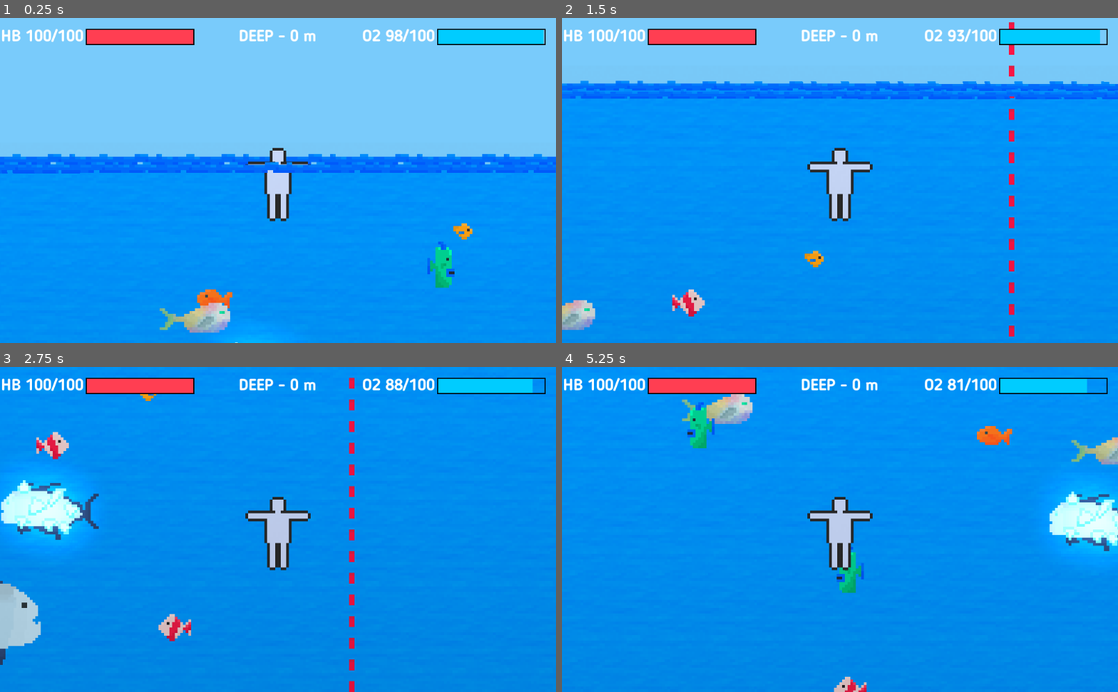
Above: before the commit, frames 1-4 (two rows, left to right).
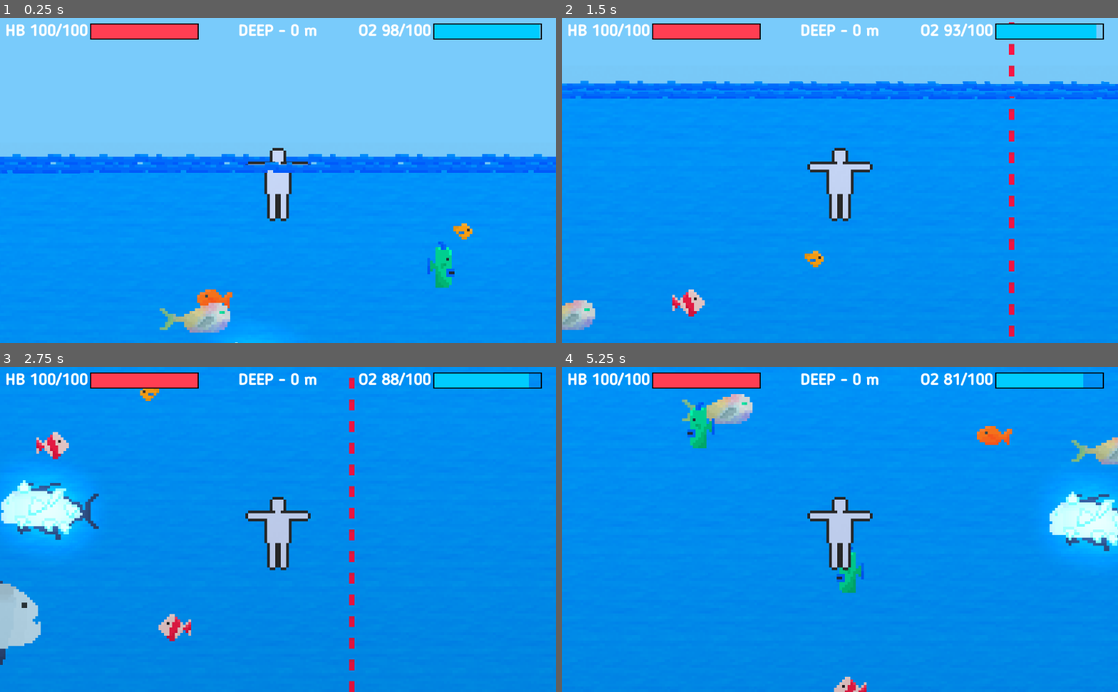
Above: after the commit, the same moments.

Repository: eliaperantoni/fisherman
Game: Godot game, scene res://scenes/main/Main.tscn
Two runs of this game, one before a commit and one after it. Both use one fixed random seed, a clock stepped at 60 frames per second and the inputs below.
Inputs:
- Up to frame 1 (0.25 s): no input
- Up to frame 2 (1.5 s): hold Right (ui_right) 0.53-1.28 s; hold Shift 0.53-1.28 s; hold Down (ui_down) from 1.28 s (still down); tap Shift at 1.35 s
- Up to frame 3 (2.75 s): release Down (ui_down) at 2.03 s; hold Right (ui_right) from 2.03 s (still down); hold Shift from 2.03 s (still down)
- Up to frame 4 (5.25 s): release Right (ui_right) at 2.78 s; release Shift at 2.78 s; hold Up (ui_up) 2.78-3.53 s; tap Shift at 2.85, 4.35 s; hold Shift 3.53-4.28 s; hold Left (ui_left) 3.53-5.03 s; hold Down (ui_down) from 5.03 s (still down); hold Shift from 5.03 s (still down)

The runs differ from the first frame. In frame 1, 3.0% of the frame differs, in the area x 0-99%, y 1-9%; in frame 2, 2.9%; in frame 3, 3.1%; in frame 4, 3.0%.

Commit message:
UI Refactoring

Diff:
--- a/scenes/interface/Interface.tscn
+++ b/scenes/interface/Interface.tscn
@@ -8,25 +8,23 @@
 
 [sub_resource type="StyleBoxEmpty" id=1]
 
-[node name="Interface" type="NinePatchRect"]
+[node name="Interface" type="Control"]
 anchor_right = 1.0
 anchor_bottom = 1.0
 margin_left = 2.0
 margin_bottom = -600.0
 script = ExtResource( 5 )
+
+[node name="Life" type="HBoxContainer" parent="."]
+margin_left = 10.0
+margin_top = 10.0
+margin_right = 356.0
+margin_bottom = 31.0
 __meta__ = {
 "_edit_use_anchors_": false
 }
 
-[node name="LifeBar" type="HBoxContainer" parent="."]
-margin_top = 20.0
-margin_right = 351.0
-margin_bottom = 32.0
-__meta__ = {
-"_edit_use_anchors_": false
-}
-
-[node name="Label" type="Label" parent="LifeBar"]
+[node name="Label" type="Label" parent="Life"]
 margin_right = 152.0
 margin_bottom = 31.0
 theme = ExtResource( 4 )
@@ -37,7 +35,7 @@
 "_edit_use_anchors_": false
 }
 
-[node name="TextureProgress" type="TextureProgress" parent="LifeBar"]
+[node name="Bar" type="TextureProgress" parent="Life"]
 margin_left = 156.0
 margin_right = 356.0
 margin_bottom = 31.0
@@ -52,10 +50,9 @@
 anchor_left = 0.5
 anchor_right = 0.5
 margin_left = -84.5
-margin_top = 20.0
+margin_top = 10.0
 margin_right = 84.5
 margin_bottom = 31.0
-rect_scale = Vector2( 0.983039, 1 )
 theme = ExtResource( 4 )
 custom_styles/normal = SubResource( 1 )
 text = "DEEP - 1453 "
@@ -64,18 +61,18 @@
 "_edit_use_anchors_": false
 }
 
-[node name="OxygenBar" type="HBoxContainer" parent="."]
+[node name="Oxygen" type="HBoxContainer" parent="."]
 anchor_left = 1.0
 anchor_right = 1.0
-margin_left = -357.0
-margin_top = 20.0
-margin_right = 1.0
-margin_bottom = 32.0
+margin_left = -364.0
+margin_top = 10.0
+margin_right = -10.0
+margin_bottom = 31.0
 __meta__ = {
 "_edit_use_anchors_": false
 }
 
-[node name="Label" type="Label" parent="OxygenBar"]
+[node name="Label" type="Label" parent="Oxygen"]
 margin_right = 150.0
 margin_bottom = 31.0
 theme = ExtResource( 4 )
@@ -86,7 +83,7 @@
 "_edit_use_anchors_": false
 }
 
-[node name="TextureProgress" type="TextureProgress" parent="OxygenBar"]
+[node name="Bar" type="TextureProgress" parent="Oxygen"]
 margin_left = 154.0
 margin_right = 354.0
 margin_bottom = 31.0
--- a/scenes/interface/interface.gd
+++ b/scenes/interface/interface.gd
@@ -1,4 +1,4 @@
-extends NinePatchRect
+extends Control
 
 func _ready():
 	_set_oxygen(100)
@@ -6,17 +6,15 @@
 	_set_deep(0)
 
 func _set_oxygen(value):
-	$OxygenBar/TextureProgress.value = value
-	$OxygenBar/Label.text = "O2 %s/100" % value
+	$Oxygen/Bar.value = value
+	$Oxygen/Label.text = "O2 %s/100" % value
 
 func _set_life(value):
-	$LifeBar/TextureProgress.value = value
-	$LifeBar/Label.text = "HB %s/100" % value
+	$Life/Bar.value = value
+	$Life/Label.text = "HB %s/100" % value
 
 func _set_deep(value):
-
 	$DeepCounter.text = "DEEP - %s m" % value
-
 
 func _on_Player_playerMoved(position):
 	var value = position.y/5
--- a/scenes/main/Main.tscn
+++ b/scenes/main/Main.tscn
@@ -120,6 +120,8 @@
 [node name="CanvasLayer" type="CanvasLayer" parent="."]
 
 [node name="Interface" parent="CanvasLayer" instance=ExtResource( 9 )]
+margin_left = 0.0
+margin_bottom = 0.0
 [connection signal="body_entered" from="Water/Area" to="Player" method="_on_water_entered"]
 [connection signal="body_exited" from="Water/Area" to="Player" method="_on_water_exited"]
 [connection signal="oxygenModified" from="Player" to="CanvasLayer/Interface" method="_on_Player_oxygenModified"]
